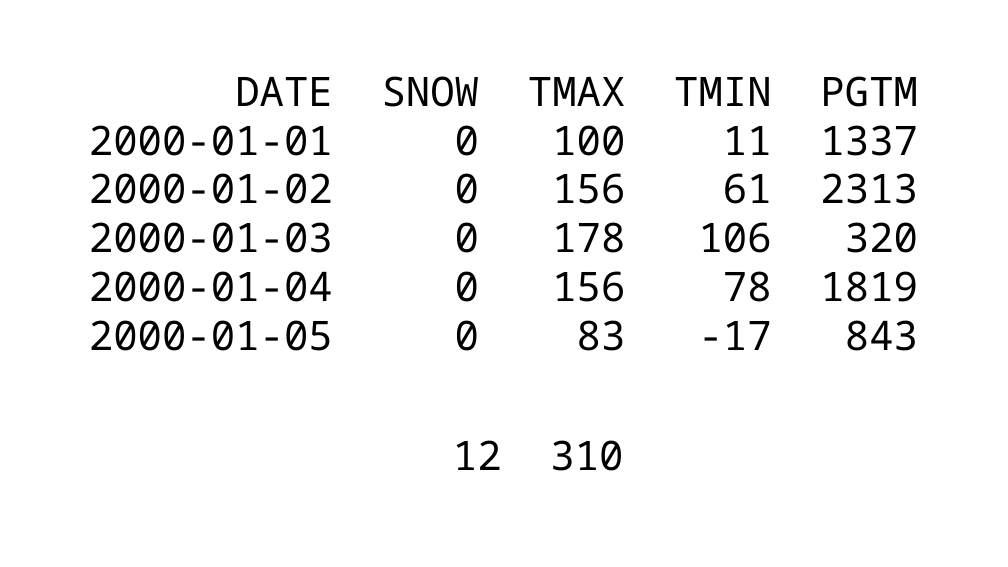
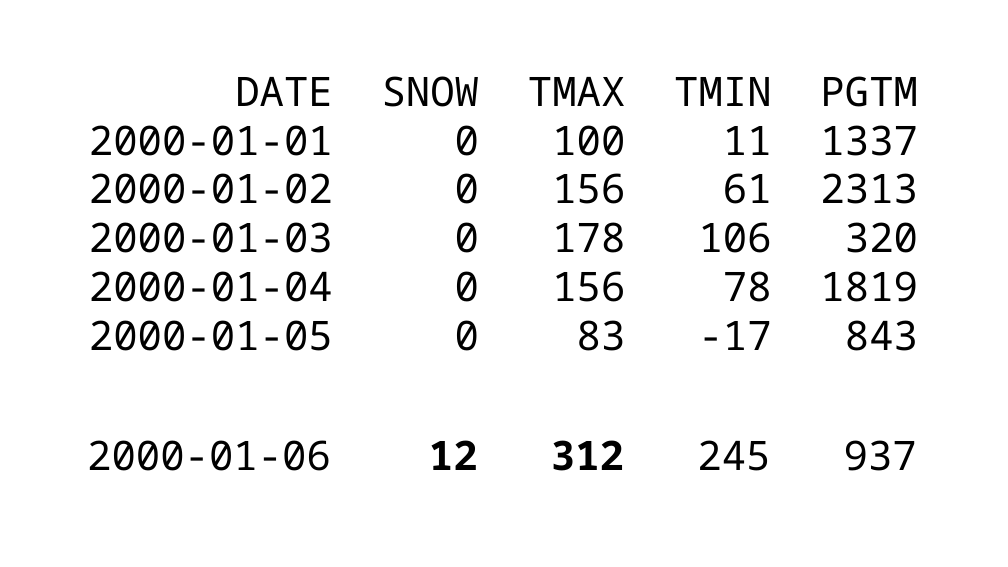
Before and after one commit to tebeka/talks, a slide deck: slide 24 of data-management/data-management.odp. Drawn at 1008x567 pixels with LibreOffice and Linux fonts; fonts in the diff are those of the drawing. Boxes give left, top, right and bottom in pixels: in the first picture for what was removed or moved away, otherwise in the second. Text is boxed around its words. In the diff, an @@ line names an element or a change of style, - is before the commit and + after.

```diff
--- a/data-management/data-management.odp
+++ b/data-management/data-management.odp
@@ title at [87, 440, 917, 471]: text changed @@
-12 310
+2000-01-06 12 312 245 937
```
Also in this commit, not shown: 4 other slides changed, 5 slides added, 1 slide removed.
